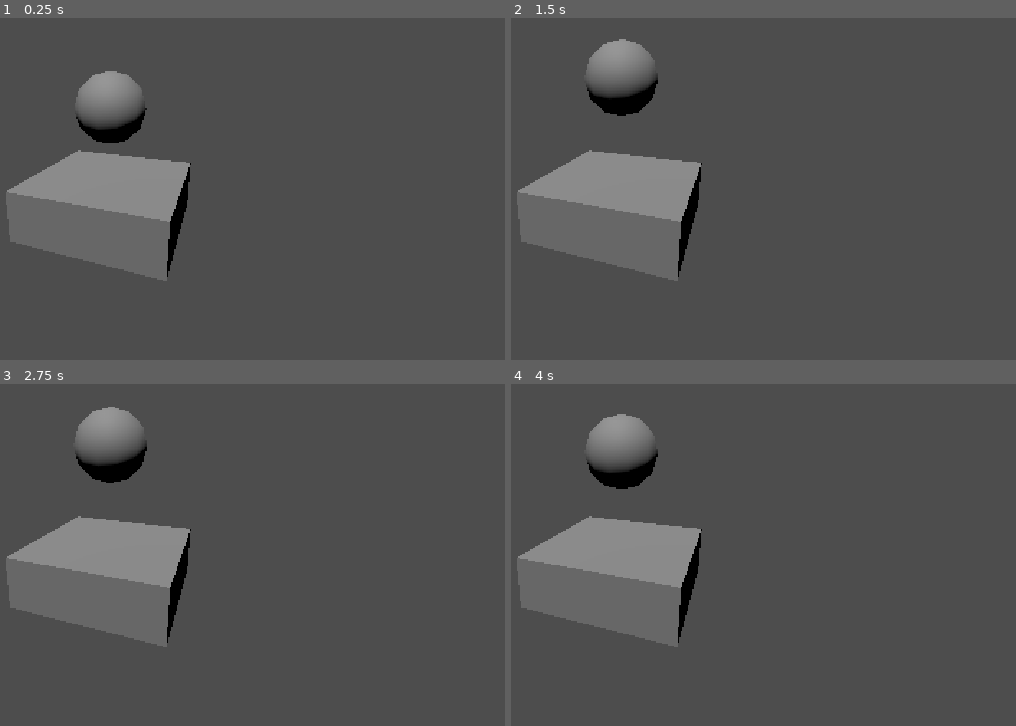
Above: before the commit, frames 1-4 (two rows, left to right).
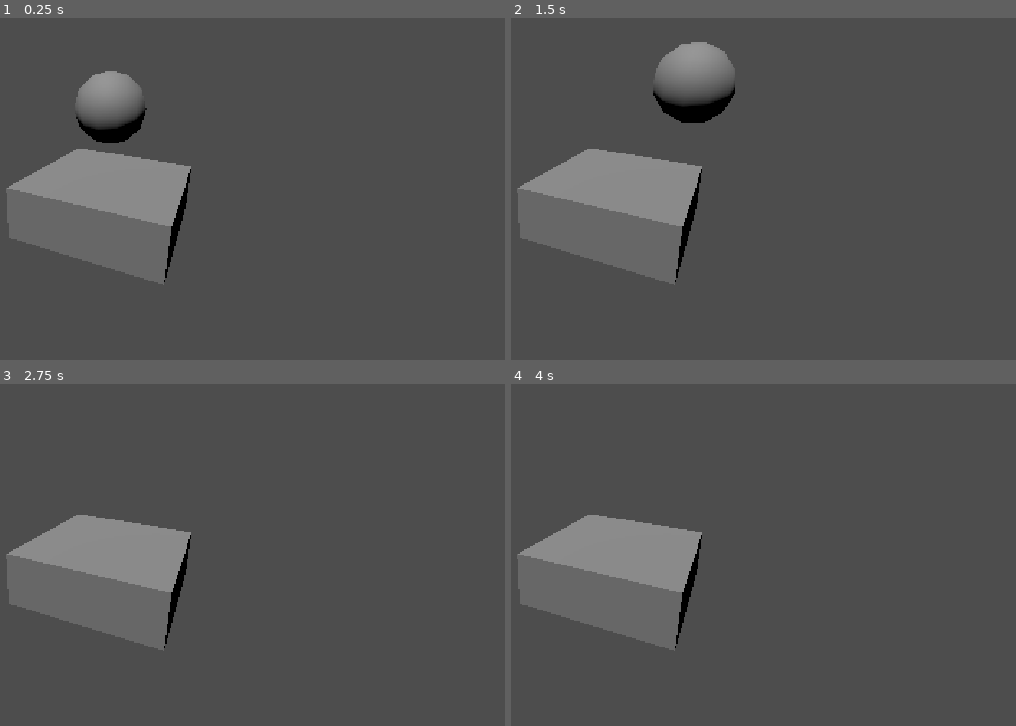
Above: after the commit, the same moments.

Repository: ericmlien/Programming-Workshop-TestProject
Game: Godot game, scene res://bodies.tscn
Two runs of this game, one before a commit and one after it. Both use one fixed random seed, a clock stepped at 60 frames per second and the inputs below. The project has no main scene, so this scene is started directly.
Inputs:
- Up to frame 1 (0.25 s): no input
- Up to frame 2 (1.5 s): no input
- Up to frame 3 (2.75 s): no input
- Up to frame 4 (4 s): no input

The runs differ from the first frame. In frame 1, 0.8% of the frame differs, in the area x 1-38%, y 38-79%; in frame 2, 5.1%, in the area x 1-45%, y 6-79%; in frame 3, 2.7%; in frame 4, 2.7%.

Commit message:
bumbumbeedumbumbumbeedumdum

Diff:
--- a/bodies.tscn
+++ b/bodies.tscn
@@ -14,6 +14,7 @@
 [node name="BouncingBallDemo" type="Node3D" parent="." unique_id=1599783364]
 
 [node name="Platform" type="Node3D" parent="BouncingBallDemo" unique_id=1582131012]
+transform = Transform3D(0.99849856, 0.054779194, 0, -0.054779194, 0.99849856, 0, 0, 0, 1, 0, 0, 0)
 
 [node name="CSGBox3D" type="CSGBox3D" parent="BouncingBallDemo/Platform" unique_id=1861958662]
 size = Vector3(1, 0.34521484, 1)
@@ -35,6 +36,7 @@
 
 [node name="Camera3D" type="Camera3D" parent="." unique_id=1272397794]
 transform = Transform3D(0.93137974, -0.09534713, 0.3513414, 0, 0.9650931, 0.26190725, -0.36404923, -0.24393511, 0.89886814, 0.6742176, 0.9021609, 1.8264027)
+visible = false
 
 [node name="DirectionalLight3D" type="DirectionalLight3D" parent="." unique_id=158281696]
 transform = Transform3D(1, 0, 0, 0, 0.47180453, 0.8817032, 0, -0.8817032, 0.47180453, 0, 1.7585849, 0.3829584)
